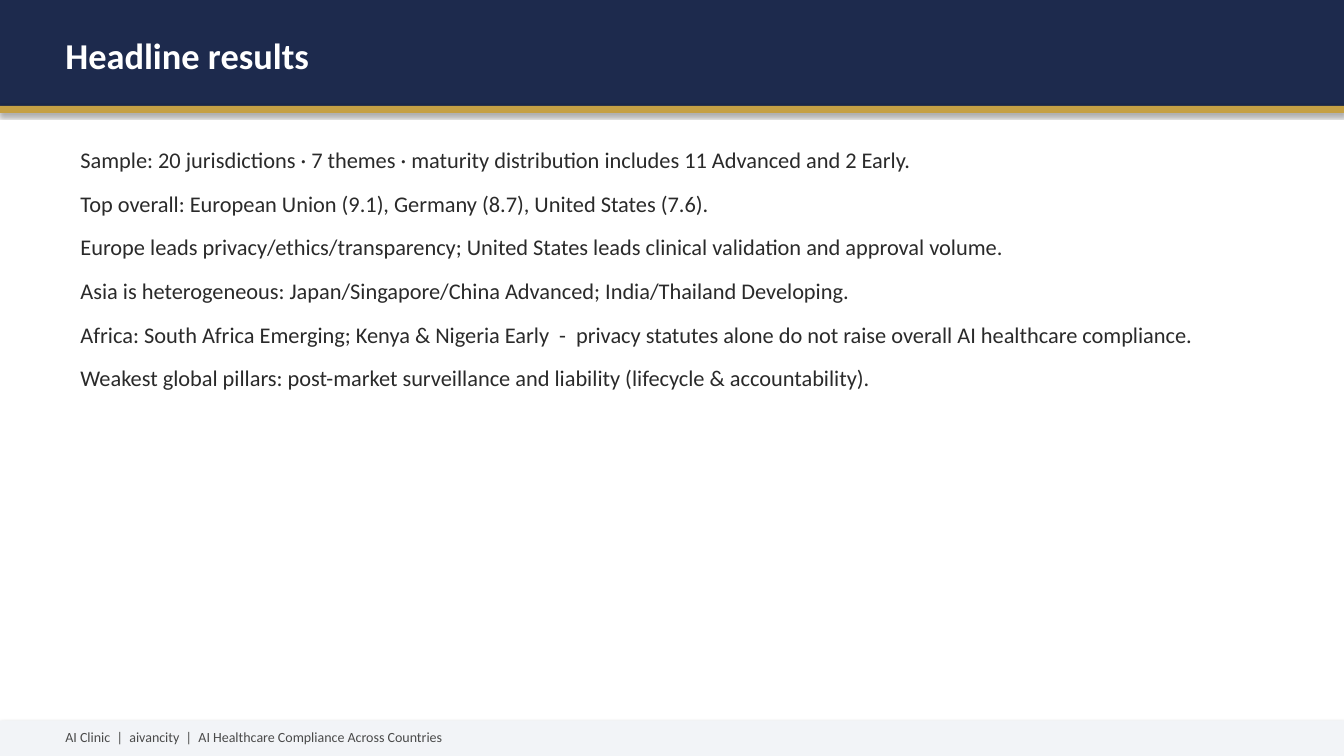
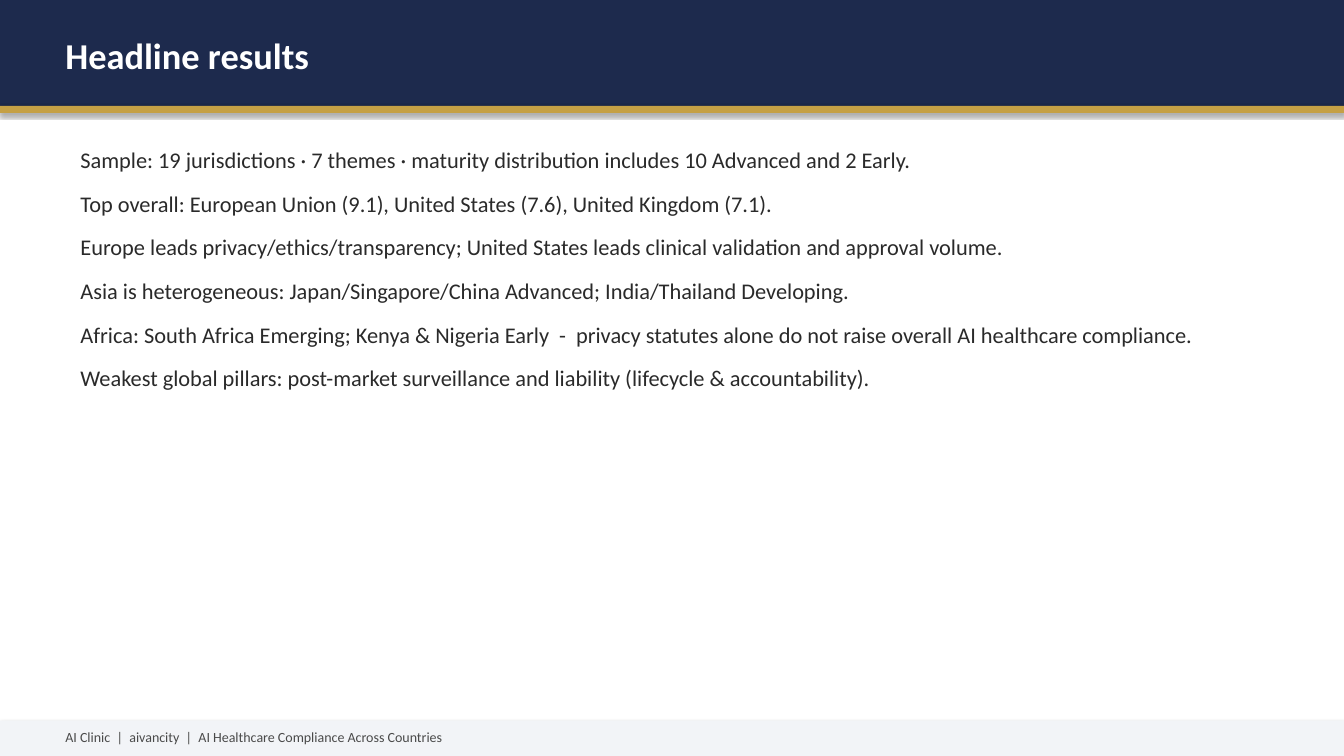
Before and after one commit to remi7025/AI-Clinic, a slide deck: slide 15 of AI_Clinic_Presentation.pptx. Drawn at 1344x756 pixels with LibreOffice and Linux fonts; fonts in the diff are those of the drawing. Boxes give left, top, right and bottom in pixels: in the first picture for what was removed or moved away, otherwise in the second. Text is boxed around its words. In the diff, an @@ line names an element or a change of style, - is before the commit and + after.

```diff
--- a/AI_Clinic_Presentation.pptx
+++ b/AI_Clinic_Presentation.pptx
@@ text at (80, 152, 910, 216): text changed @@
-Sample: 20 jurisdictions · 7 themes · maturity distribution includes 11 Advanced and 2 Early.
-Top overall: European Union (9.1), Germany (8.7), United States (7.6).
+Sample: 19 jurisdictions · 7 themes · maturity distribution includes 10 Advanced and 2 Early.
+Top overall: European Union (9.1), United States (7.6), United Kingdom (7.1).
```
Also in this commit, not shown: 5 other slides changed, 32 other files.
